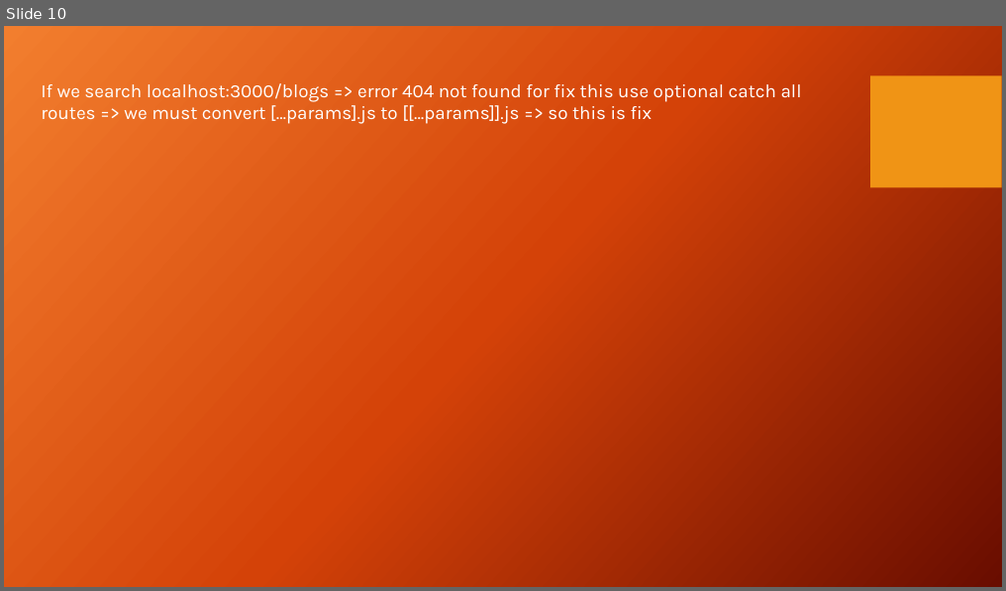
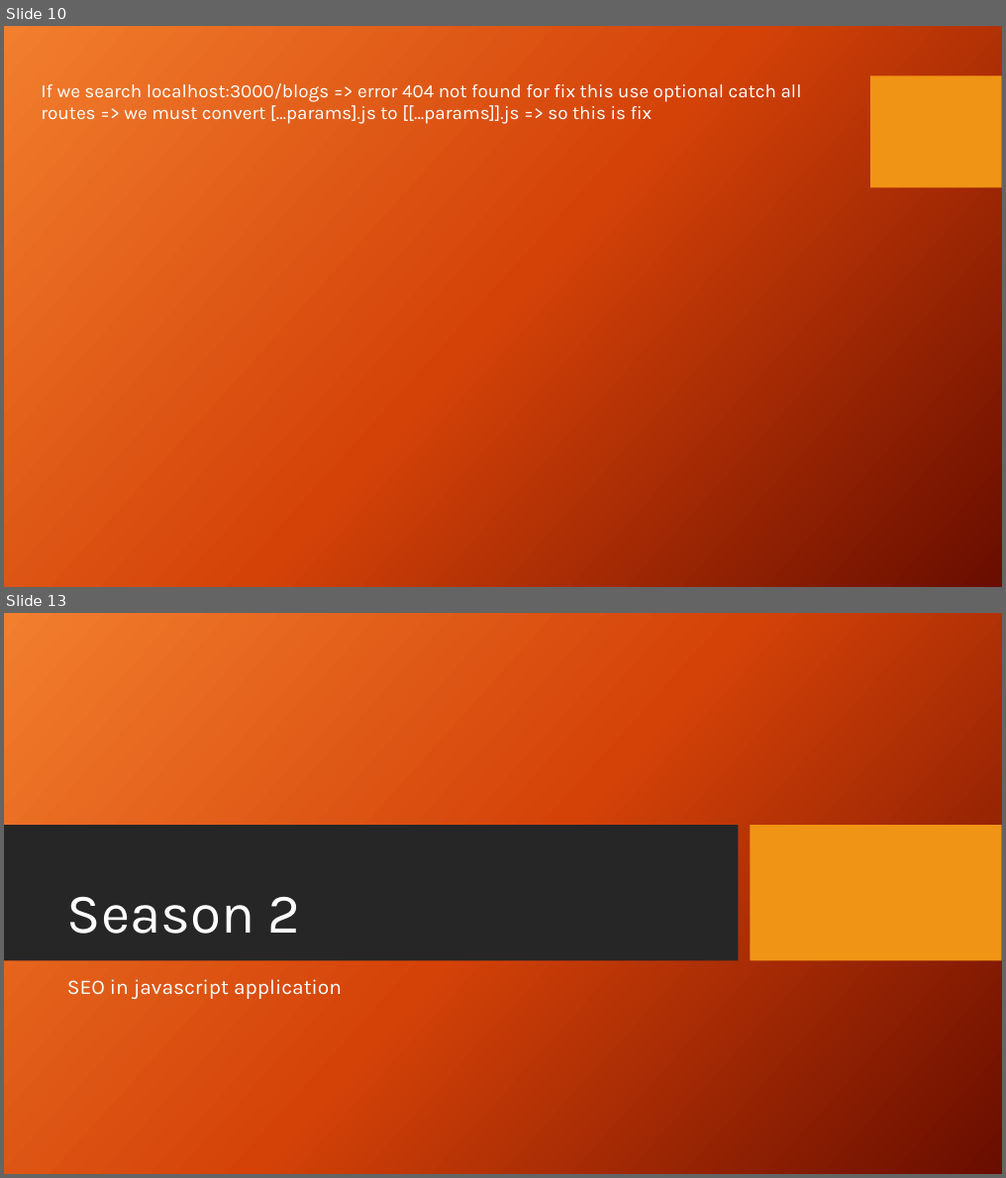
Before and after one commit to Matin-Sangabi/course, a slide deck: NEXT.pptx. Shown one above the other, each under a label of ours: slide 10 before the commit, slides 10 and 13 after it; the slides between them are not shown. The pictures are 1006x591 and 1006x1178 pixels, drawn with LibreOffice and Linux fonts; fonts in the diff are those of the drawing; background and template pictures are left out. Boxes give left, top, right and bottom in pixels: in the first picture for what was removed or moved away, otherwise in the second. Text is boxed around its words. In the diff, an @@ line names an element or a change of style, - is before the commit and + after.

```diff
--- a/NEXT.pptx
+++ b/NEXT.pptx
@@ slide 13 added at [4, 613, 1002, 1174], background picture (left out) @@
@@ rectangle added at [4, 825, 739, 961], fill #262626 @@
@@ rectangle added at [749, 825, 1002, 961], fill #F09415 @@
@@ title added at [67, 896, 301, 934], 54 pt, text #FFFFFF @@
+Season 2
@@ subtitle added at [67, 979, 342, 999], 20 pt, text #FFFFFF @@
+SEO in javascript application
```
Also in this commit, not shown: 1 slide changed, 5 other slides added, 2 other files.
